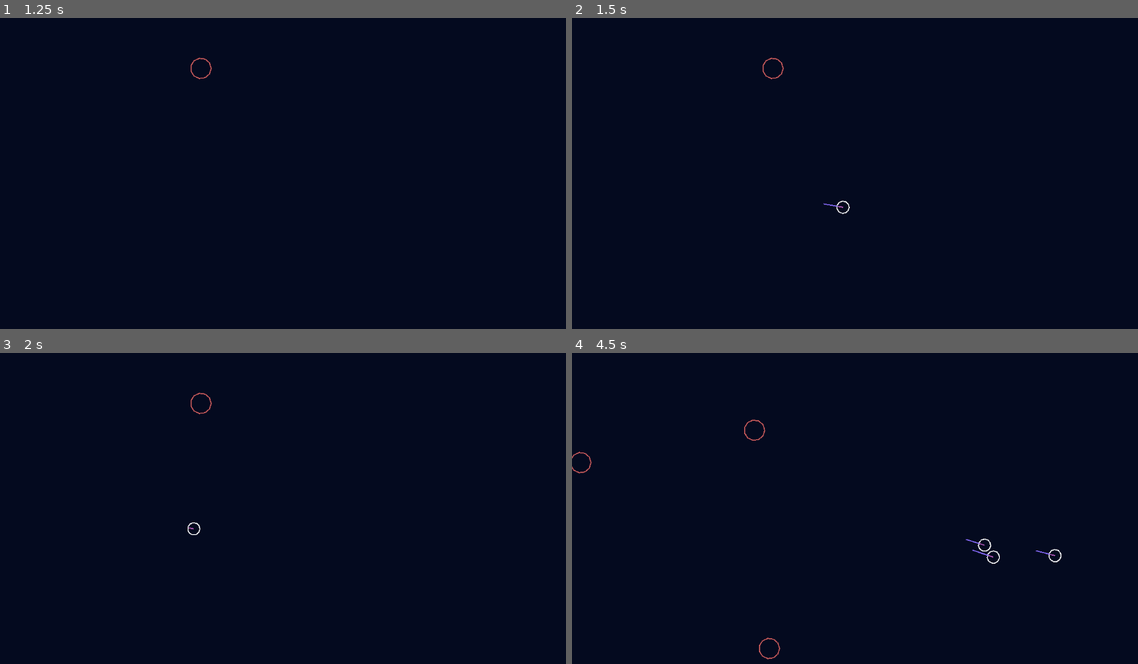
Above: before the commit, frames 1-4 (two rows, left to right).
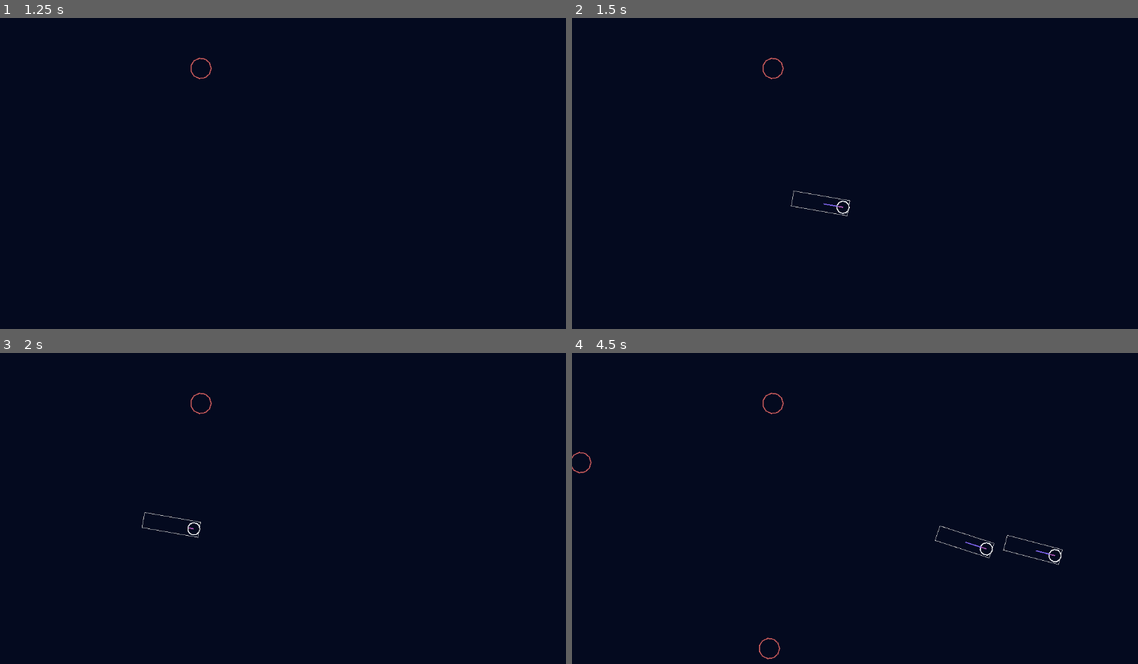
Above: after the commit, the same moments.

Repository: piokli/tiny-creatures-ld56
Game: Godot game, scene res://world.tscn
Two runs of this game, one before a commit and one after it. Both use one fixed random seed, a clock stepped at 60 frames per second and the inputs below.
Inputs (mouse positions are in pixels of both pictures, inside the frame that each line leads up to):
- Up to frame 1 (1.25 s): tap Enter at 0.5 s; move the mouse to (424, 157) at 0.52 s; hold 2 (spawn_movable_obstacle) from 0.53 s (still down)
- Up to frame 2 (1.5 s): tap Space at 1.25 s; move the mouse to (747, 192) at 1.27 s; release 2 (spawn_movable_obstacle) at 1.28 s; tap 1 (spawn_tiny_creature) at 1.35 s
- Up to frame 3 (2 s): no input
- Up to frame 4 (4.5 s): move the mouse to (928, 436) at 2.02 s; hold 2 (spawn_movable_obstacle) 2.03-2.78 s; move the mouse to (838, 576) at 2.77 s; tap 1 (spawn_tiny_creature) at 2.85, 4.35 s; move the mouse to (1041, 558) at 3.52 s; hold 2 (spawn_movable_obstacle) 3.53-4.28 s; move the mouse to (690, 458) at 4.27 s

Frame 1 is identical in both runs. In frame 2, less than 0.1% of the frame differs, in the area x 38-50%, y 55-64%; in frame 3, less than 0.1%; in frame 4, 0.4%, in the area x 30-87%, y 12-69%.

Commit message:
buggy but working obstacle avoidance

Diff:
--- a/movable_obstacle.tscn
+++ b/movable_obstacle.tscn
@@ -6,6 +6,8 @@
 radius = 20.0
 
 [node name="MovableObstacle" type="RigidBody2D"]
+collision_layer = 3
+collision_mask = 3
 gravity_scale = 0.0
 script = ExtResource("1_5m1mq")
 
--- a/tiny_creature.gd
+++ b/tiny_creature.gd
@@ -11,7 +11,7 @@
 var _orientation : Vector2 = Vector2.DOWN
 # and position, velocity, orientation
 
-var obstacle_avoidance_enabled := false
+var obstacle_avoidance_enabled := true
 var push_force : float = 10.0
 
 
@@ -24,15 +24,35 @@
 
 func _process(delta: float) -> void:
 	var target := get_global_mouse_position()
-	velocity = SteerigBehaviors.arrive(
-			velocity,
-			position,
-			target,
-			delta,
-			mass,
-			max_speed,
-			max_force,
-	)
+
+	if obstacle_avoidance_enabled and $ObstacleAvoidance.is_colliding():
+		var obstacle_pos = $ObstacleAvoidance.get_collision_point(0) # TODO: get the neartest
+		var dir_vec := velocity.normalized()
+		var dir_to_collision_point := Vector2(obstacle_pos - position).normalized()
+		var opposite_of_nearest_obstacle = \
+				dir_to_collision_point.reflect(dir_vec) - \
+				dir_to_collision_point.project(dir_vec)
+
+		velocity = SteerigBehaviors.seek(
+				velocity,
+				position,
+				position + opposite_of_nearest_obstacle,
+				delta,
+				mass,
+				max_speed,
+				max_force,
+		)
+	else:
+		velocity = SteerigBehaviors.arrive(
+				velocity,
+				position,
+				target,
+				delta,
+				mass,
+				max_speed,
+				max_force,
+		)
+
 	move_and_slide()
 	_orientation = velocity.normalized()
 	rotation = Vector2.DOWN.angle_to(_orientation)
--- a/tiny_creature.tscn
+++ b/tiny_creature.tscn
@@ -7,9 +7,10 @@
 radius = 12.0
 
 [sub_resource type="RectangleShape2D" id="RectangleShape2D_ekuq0"]
-size = Vector2(22, 22)
+size = Vector2(30, 22)
 
 [node name="TinyCreature" type="CharacterBody2D"]
+collision_mask = 3
 motion_mode = 1
 script = ExtResource("1_yvi2v")
 
@@ -28,3 +29,6 @@
 [node name="ObstacleAvoidance" type="ShapeCast2D" parent="."]
 shape = SubResource("RectangleShape2D_ekuq0")
 target_position = Vector2(0, 100)
+margin = 3.0
+max_results = 16
+collision_mask = 2
